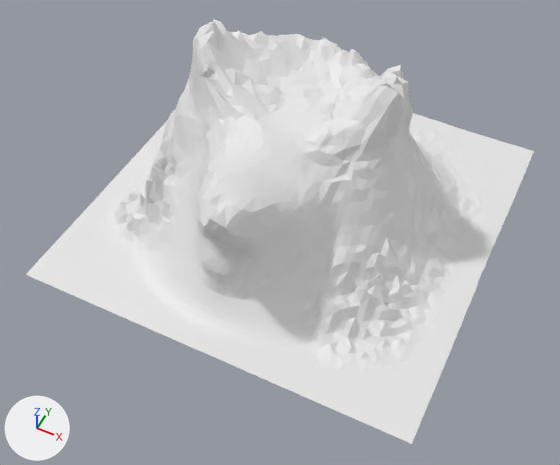
One commit to the glTF model assets/models/mountain.glb: the scene before it, then after it.
Camera for both pictures: a camera (50 mm lens) standing at (1.18, -2.58, 2.97) and looking at (0.07, -0.35, 0.19). Every picture has the same lights, and +X, +Y and +Z are marked at lower left. Vertices at the same position are counted once.
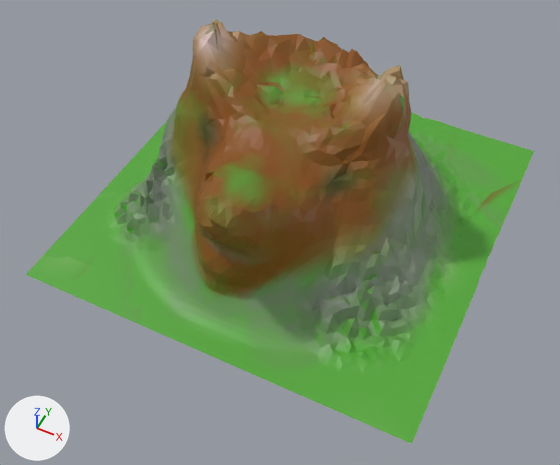
Boxes (x1, y1, x2, y2) around the edits, measured in the pictures (560 x 465 px):
part 1 of me_plane, cut back: before (146, 21, 479, 317); after (146, 23, 479, 317)
part 2 of me_plane, recoloured (white to green): (26, 20, 534, 444) in both

Diff of the bpy script that builds the scene:
```diff
--- a/assets/models/mountain.glb.py
+++ b/assets/models/mountain.glb.py
@@ img_mountain @@
+img_mountain = load_image('mountain', '_unpacked/mountain', 2048, 2048, 'sRGB')
@@ mat_material_001 @@
+mat_material_001 = principled_material('Material.001')
+mat_material_001.texture = img_mountain
@@ me_plane @@
 # used by ob_plane; location = (0.0, 0.0, 0.0)
-me_plane.from_pydata(...)  # 4696 vertices, 9134 faces; spans x -1.0..1.0, y -1.0..1.0, z 0.0..0.98
+me_plane.from_pydata(...)  # 4377 vertices, 8495 faces; spans x -1.0..1.0, y -1.0..1.0, z 0.0..0.98
+# me_plane part 1: 44 vertices moved from x -0.64..0.72, y -0.76..0.87, z 0.02..0.91 to x -0.63..0.71, y -0.76..0.86, z 0.02..0.91; 569 vertices removed from x -0.67..0.93, y -0.82..1.0, z 0.0..0.98; 250 vertices added at x -0.68..0.92, y -0.82..0.99, z 0.01..0.97
+# me_plane part 2: 6965 faces spanning x -1.0..1.0, y -1.0..1.0, z 0.0..0.98 switch from no material to mat_material_001 (picture img_mountain)
```
